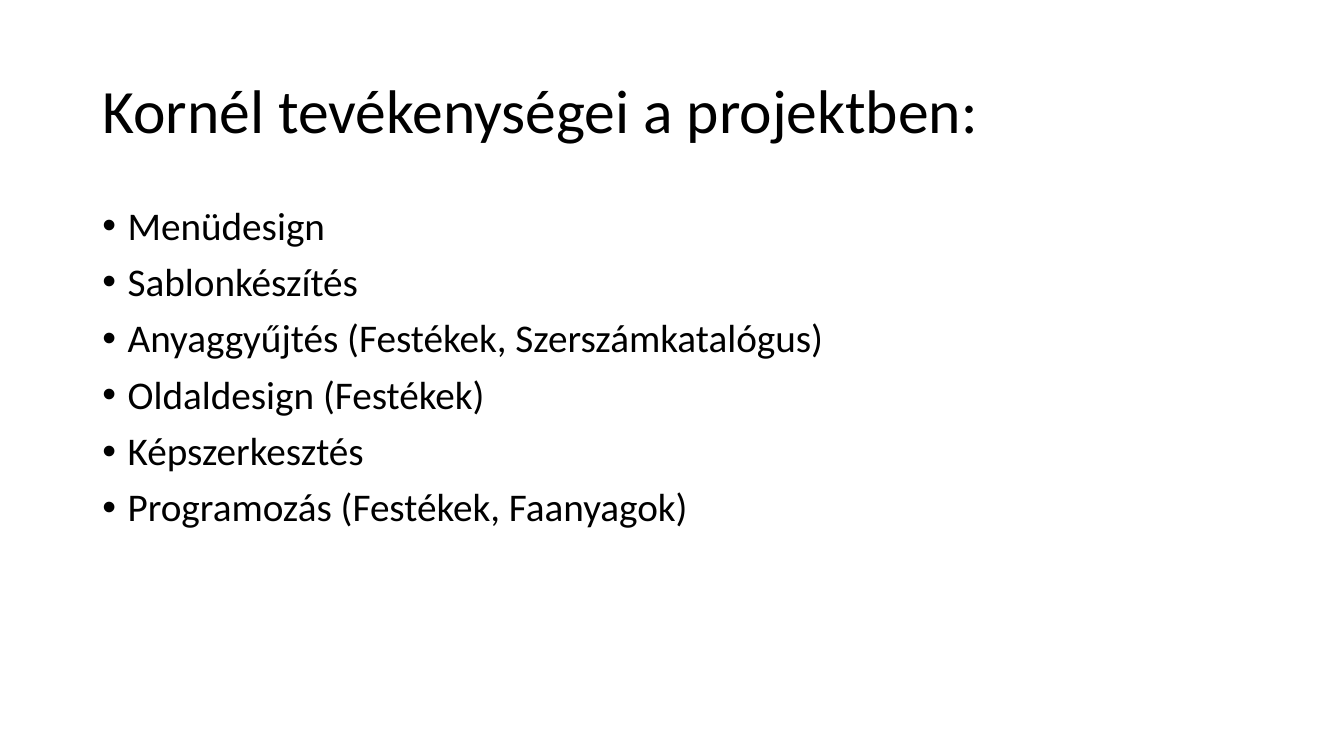
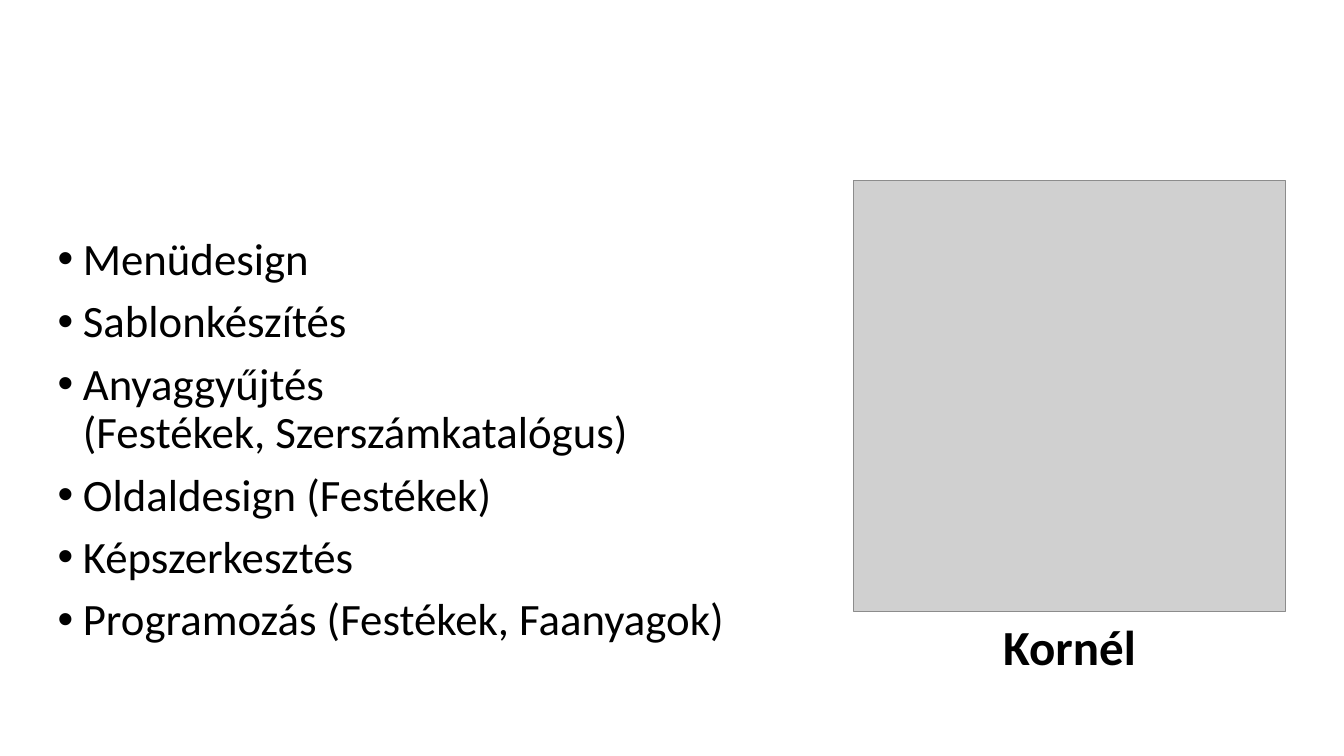
Before and after one commit to KrizsakKornelKaroly/webes-projekt, a slide deck: slide 3 of Bemutató/Webes Projekt.pptx. Drawn at 1344x756 pixels with LibreOffice and Linux fonts; fonts in the diff are those of the drawing; grey boxes stand for pictures; background and template pictures are left out. Boxes give left, top, right and bottom in pixels: in the first picture for what was removed or moved away, otherwise in the second. Text is boxed around its words. In the diff, an @@ line names an element or a change of style, - is before the commit and + after.

Commit message:
PPT v1.1

```diff
--- a/Bemutató/Webes Projekt.pptx
+++ b/Bemutató/Webes Projekt.pptx
@@ title removed at [102, 90, 978, 144] @@
-Kornél tevékenységei a projektben:
@@ text "Menüdesign": place and size @@
-text "Menüdesign" at [128, 212, 823, 528]
+text "Menüdesign" at [83, 244, 723, 643]
@@ text "Menüdesign" at [83, 244, 723, 643]: size 28 to 32 pt; vertical alignment top to middle @@
@@ picture added at [854, 180, 1286, 612] @@
@@ text added at [1003, 630, 1136, 666], 35 pt, text #000000, bold @@
+Kornél
```
Also in this commit, not shown: 4 other slides changed, 3 slides added, 3 slides removed.
